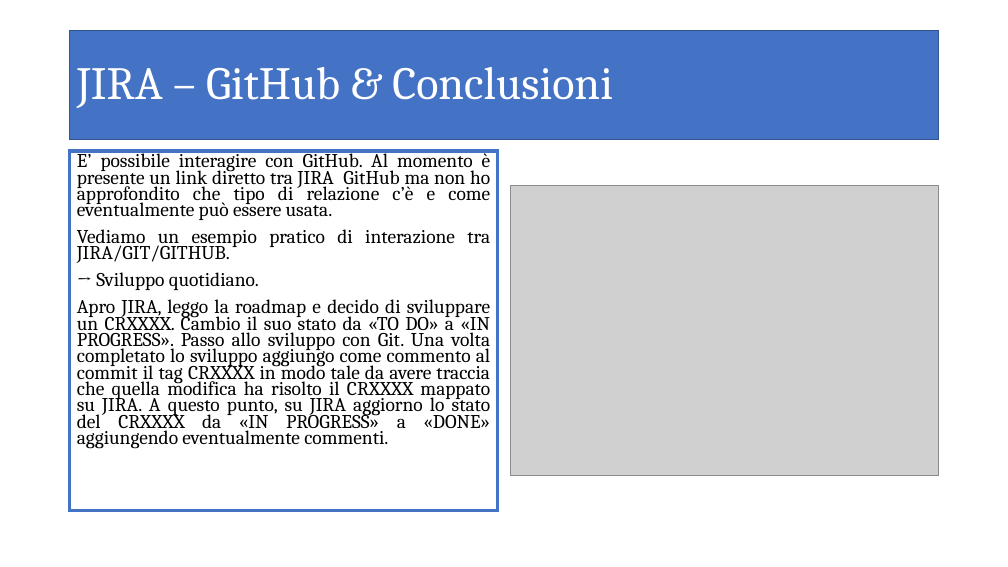
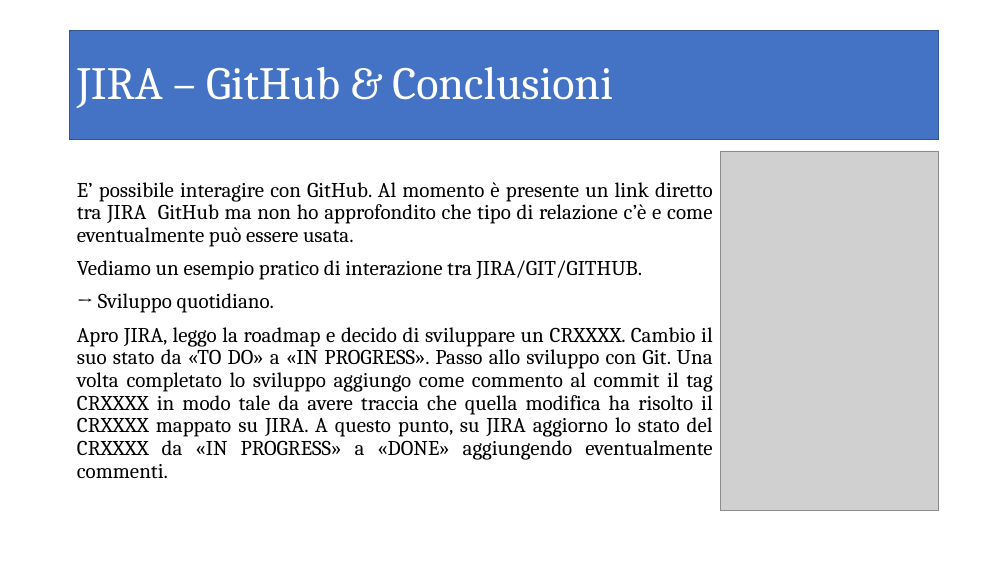
Before and after one commit to sdiricco/dirdem-micro, a slide deck: slide 10 of Documents/JIRA.pptx (slide 8 before the commit). Drawn at 1008x567 pixels with LibreOffice and Linux fonts; fonts in the diff are those of the drawing; grey boxes stand for pictures. Boxes give left, top, right and bottom in pixels: in the first picture for what was removed or moved away, otherwise in the second. Text is boxed around its words. In the diff, an @@ line names an element or a change of style, - is before the commit and + after.

Commit message:
aggiornata presentazione JIRA

```diff
--- a/Documents/JIRA.pptx
+++ b/Documents/JIRA.pptx
@@ text "E’ possibile interagire con GitHub. ...": place and size @@
-text "E’ possibile interagire con GitHub. ..." at box(70, 151, 498, 511)
+text "E’ possibile interagire con GitHub. ..." at box(77, 182, 713, 479)
@@ text "E’ possibile interagire con GitHub. ..." at box(77, 182, 713, 479): size 18.5 to 20 pt; line spacing 0.7 to 0.9; vertical alignment top to middle; outline #4472C4 3 pt to none @@
@@ picture added at box(721, 151, 938, 511) @@
@@ picture removed at box(510, 186, 939, 476) @@
```
Also in this commit, not shown: 7 other slides changed, 2 slides added.
